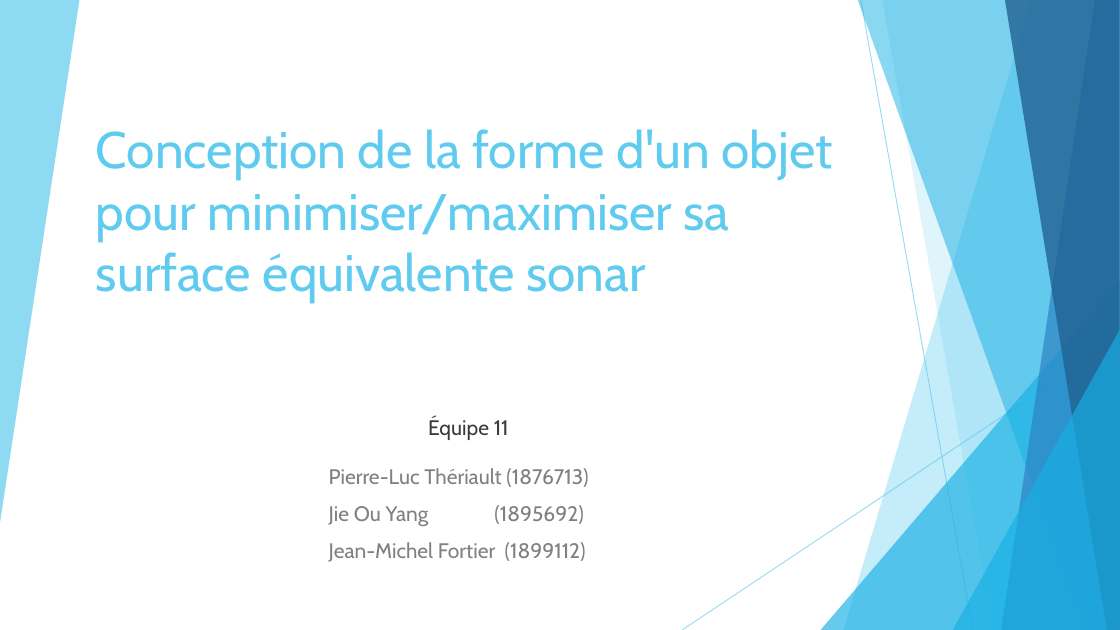
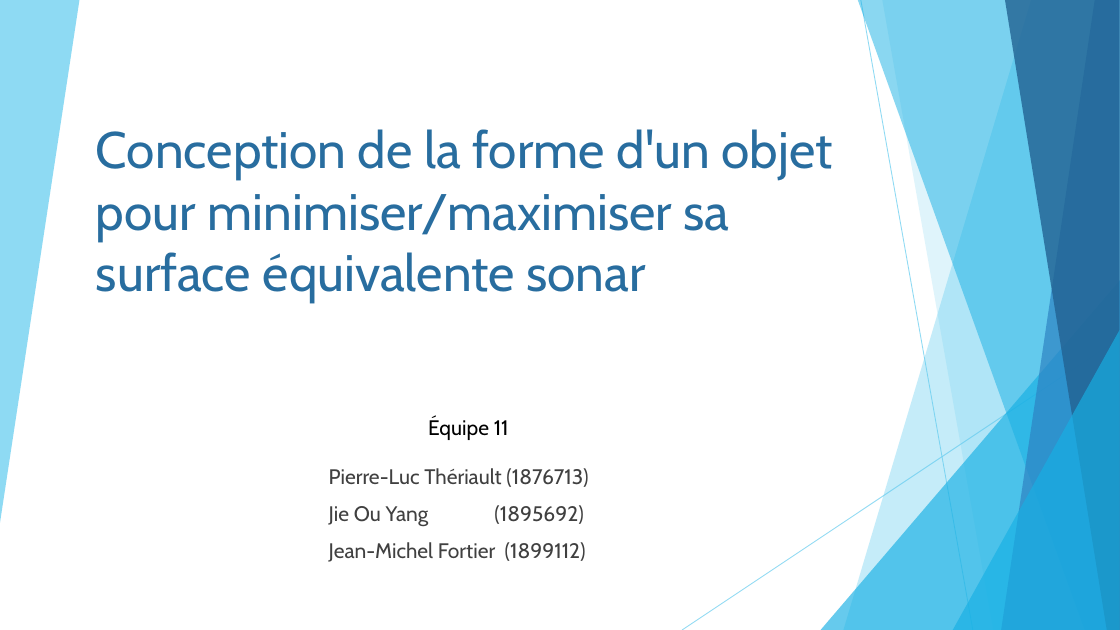
Before and after one commit to pierreluc-plt/ProjetSimulation, a slide deck: slide 1 of Oral/Présentation_Eq11.pptx. Drawn at 1120x630 pixels with LibreOffice and Linux fonts; fonts in the diff are those of the drawing. Boxes give left, top, right and bottom in pixels: in the first picture for what was removed or moved away, otherwise in the second. Text is boxed around its words. In the diff, an @@ line names an element or a change of style, - is before the commit and + after.

```diff
--- a/Oral/Présentation_Eq11.pptx
+++ b/Oral/Présentation_Eq11.pptx
@@ title "Conception de la forme d'un ..." at [96,129,832,302]: text colour #5FCBEF to #286D9F @@
@@ text "Équipe 11" at [428,417,509,440]: text colour #3B3B3B to #000000 @@
@@ subtitle "Pierre-Luc Thériault (1876713)" at [329,468,588,562]: text colour #808080 to #404040 @@
```
Also in this commit, not shown: 10 other slides changed, 6 slides added.
